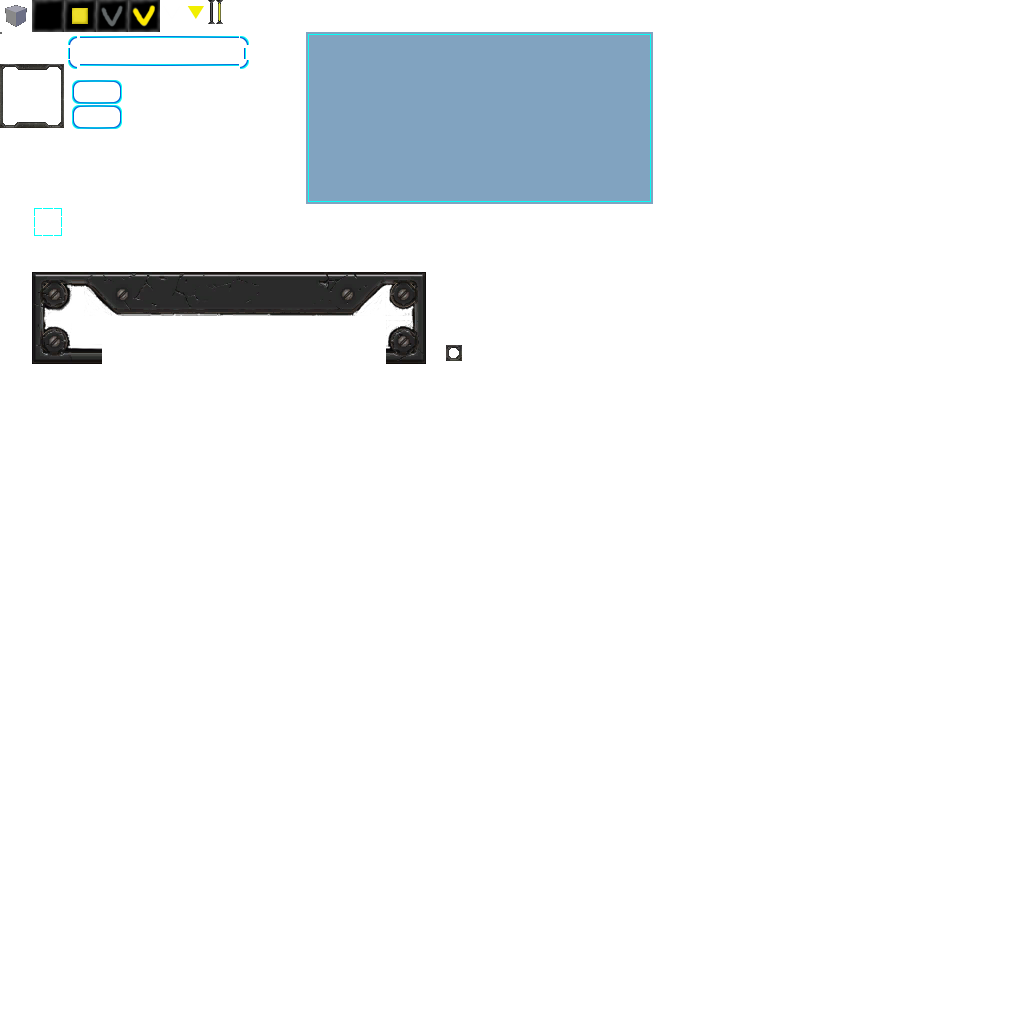
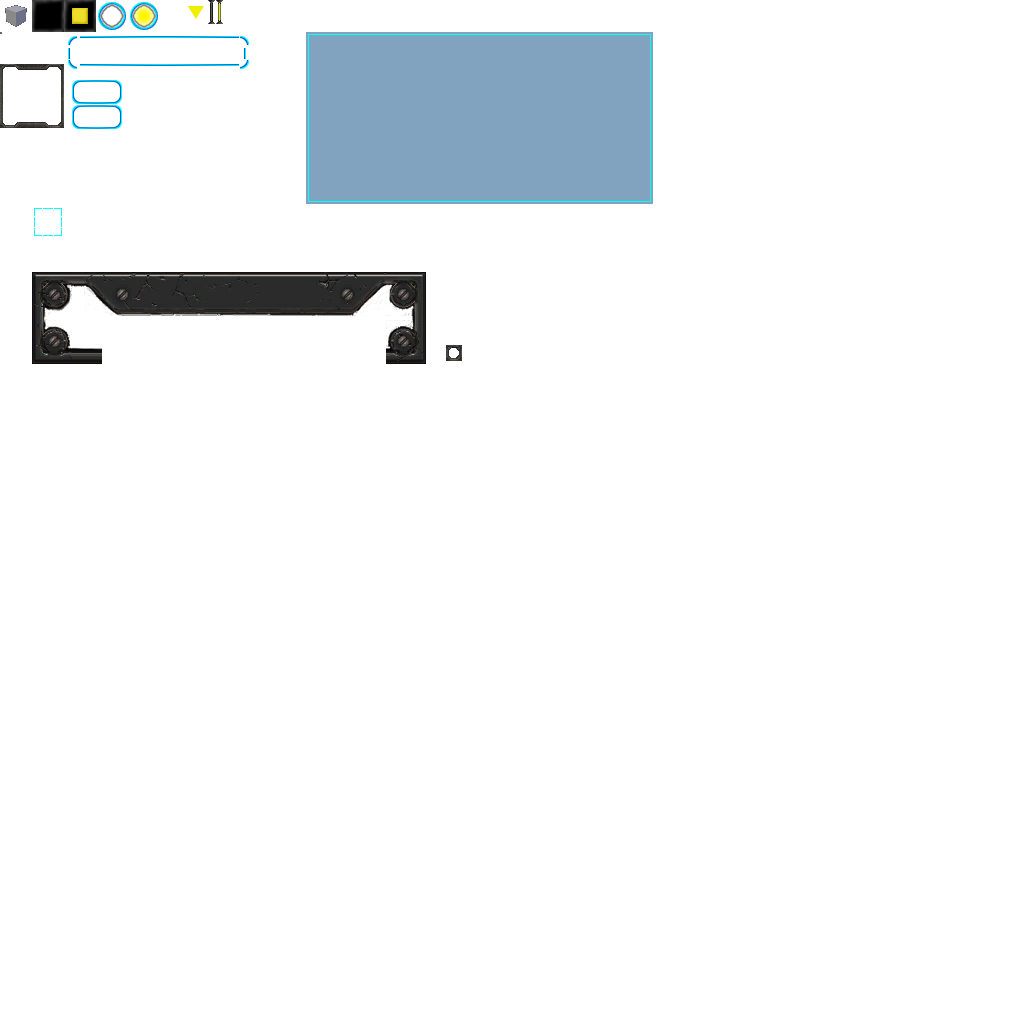
Layer changes from the first 1024px x 1024px image to the second:
painted on "radiobox_checked" over [128, 0, 160, 32]
painted on "radiobox_unchecked" over [96, 0, 128, 32]
